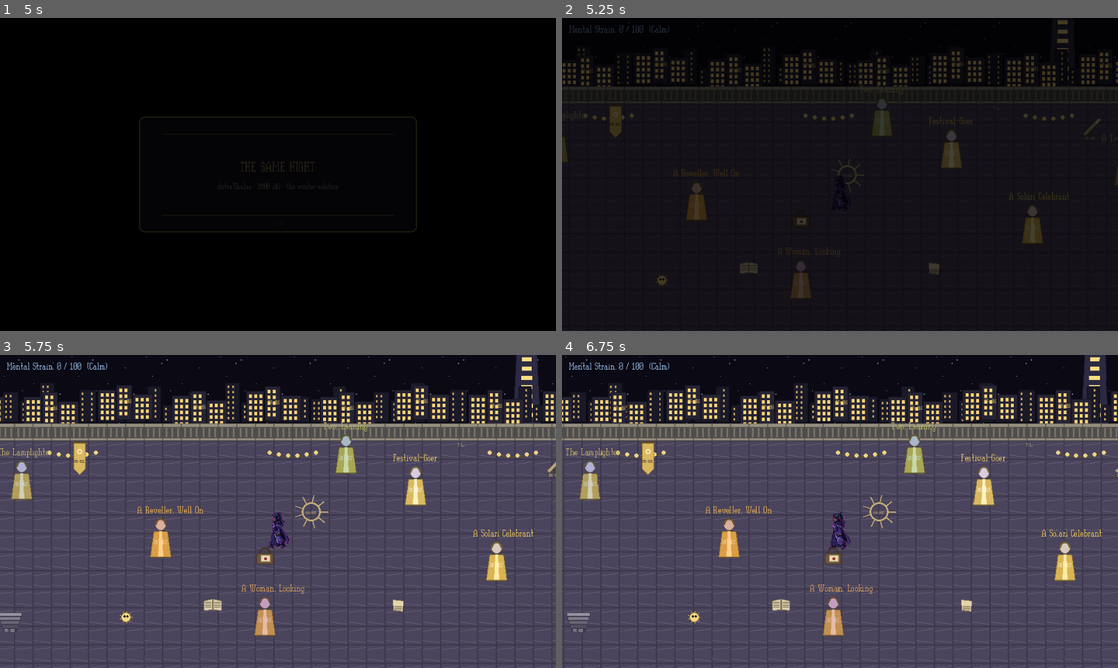
Above: before the commit, frames 1-4 (two rows, left to right).
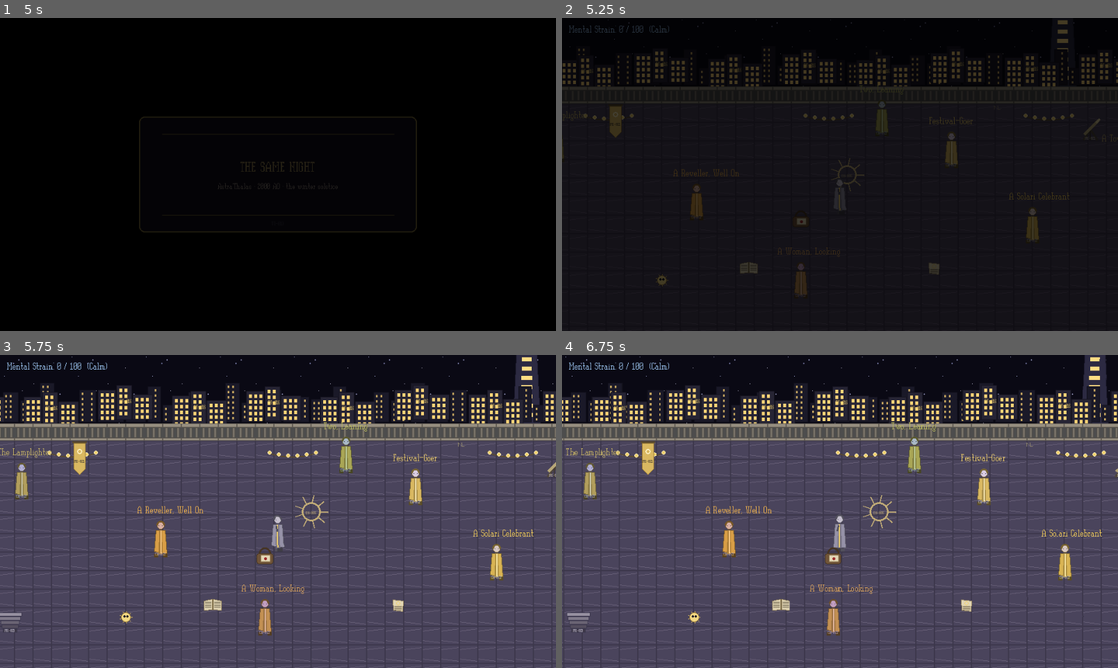
Above: after the commit, the same moments.

Repository: smile88/KAYOS-NoS-v0-1-0
Game: Godot game, scene res://scenes/Title.tscn
The game is run twice, just before and just after one commit, with the same random seed, the same clock (stepped at 60 frames per second) and the same inputs.
Inputs:
- Up to frame 1 (5 s): click "New Game" at 0.5 s; click "New Game" at 1.25 s; tap Enter at 2, 3.5 s; hold D (move_right) 2.03-2.78 s; tap Q (examine) at 2.1, 3.6 s; tap Space at 2.75, 4.25 s; hold S (move_down) 2.78-3.53 s; tap E (interact) at 2.85, 4.35 s; hold D (move_right) 3.53-4.28 s; hold W (move_up) from 4.28 s (still down)
- Up to frame 2 (5.25 s): release W (move_up) at 5.03 s; hold A (move_left) from 5.03 s (still down); tap Q (examine) at 5.1 s
- Up to frame 3 (5.75 s): keep holding A (move_left)
- Up to frame 4 (6.75 s): tap E (interact) at 5.85 s; release A (move_left) at 6.5 s; click "▸ (continue)" at 6.5 s

Frame 1 is identical in both runs. In frame 2, 0.8% of the frame differs, in the area x 0-100%, y 26-90%; in frame 3, 1.8%; in frame 4, 1.8%, in the area x 3-93%, y 25-90%.

Commit message:
Animated placeholders + NPCs that walk
Two things the user asked for: better-looking placeholders that are guaranteed the
right size, and NPCs that animate instead of standing frozen while the player walks.

**Placeholders are now 192x288 4x4 walk sheets, not static frames.** The generator
draws a robed, hooded figure with a face, an arm swing on the profile rows, and —
the point — legs that actually alternate (contact-pass-contact-pass). Measured: the
down row splays 22>16>22>16px, the side row strides 27>15>12>15. That's a real walk
cycle, which is more than the cleaned CH-001 has (Nano Banana gave standing poses,
not a cycle). Rows are down/up/right/left per the corrected spec; left mirrors right.
Faction-tinted, ID baked into frame 0. Regenerable and always spec-correct — which is
exactly why an image model can't do this job: its output would need the same 20-45min
cleanup as a real asset, so it wouldn't be a placeholder.

**NPCs animate.** New actors/sprite_sheet.gd (SpriteSheet.frames_from) slices any
sheet into walk_down/up/right/left, falling back to a single idle frame for non-sheet
art. NPC.tscn's Body is an AnimatedSprite2D; NPC.gd builds frames from CharacterData
(authored sprite_frames > sprite sheet > faction placeholder) and exposes
face()/set_moving(); Wanderer drives them from its motion, so the balcony crowd now
walks and turns, and freezes at the Silence.

**Fixed a latent bug from the Player->AnimatedSprite2D change.** The balcony set
`texture=` on the player's Body, which an AnimatedSprite2D has no such property — so
the Cold Open was showing Elorin's frames, not Talindir. Player.gd gains a
`sheet_override` export; the balcony dresses the player as Talindir (CH-007) through
it. Verified in-engine: he's the aged grey-blue robe now, not Elorin.

Tests: ColdOpen 23/23 (added 3 asserting NPCs carry a 4-dir sheet and that
face()/set_moving() actually change the animation), Interaction 5/5, systems 17/17.

Diff:
--- a/godot/actors/NPC.gd
+++ b/godot/actors/NPC.gd
@@ -2,11 +2,15 @@
 extends Interactable
 class_name NPC
 ## A reusable NPC: drop NPC.tscn into a zone, assign a CharacterData in the Inspector, and it
-## configures its own name, dialogue, and sprite. GDD §13. @tool so the editor previews the
-## character the moment you pick a .tres — swapping art is: open the character's .tres, drag the
-## cleaned PNG into its `sprite` slot, and every placed instance updates.
+## configures its own name, dialogue, and animated sprite. GDD §13. @tool so the editor previews
+## the character the moment you pick a .tres.
+##
+## Art is data-driven: the character's sheet (a 48×72-frame, 192×288, 4×4 walk sheet — see
+## SpriteSheet) is sliced into walk_down/up/right/left at load. Swapping a character's look is
+## dropping the cleaned PNG into its CharacterData `sprite` slot; every placed instance follows.
+## Movers (see Wanderer) call face()/set_moving() to drive the animation.
 
-## Generic labeled placeholders by faction, used until a CharacterData provides a real sprite.
+## Generic labeled placeholder SHEETS by faction, used until a CharacterData provides real art.
 const FACTION_PLACEHOLDERS := {
 	CharacterData.Faction.NOCTARI: "res://art/placeholders/NPC_generic_noctari.png",
 	CharacterData.Faction.SOLARI:  "res://art/placeholders/NPC_generic_solari.png",
@@ -17,6 +21,9 @@
 }
 
 @export var character_data: CharacterData : set = _set_character_data
+
+var _facing := "down"
+var _moving := false
 
 
 func _ready() -> void:
@@ -34,16 +41,65 @@
 		_apply_visuals()
 
 
+## Point the sprite in a compass direction ("down"/"up"/"left"/"right") without changing whether
+## it's walking or idle. Movers call this every frame from their velocity.
+func face(dir: String) -> void:
+	if dir == _facing:
+		return
+	_facing = dir
+	_refresh_anim()
+
+
+## Play the walk cycle while true, hold frame 0 while false.
+func set_moving(moving: bool) -> void:
+	if moving == _moving:
+		return
+	_moving = moving
+	_refresh_anim()
+
+
+func _refresh_anim() -> void:
+	if not has_node("Body"):
+		return
+	var body := $Body as AnimatedSprite2D
+	if body.sprite_frames == null:
+		return
+	var anim := "walk_" + _facing
+	if not body.sprite_frames.has_animation(anim):
+		return
+	body.animation = anim
+	if _moving:
+		if not body.is_playing():
+			body.play(anim)
+	else:
+		body.stop()
+		body.frame = 0
+
+
 func _apply_visuals() -> void:
 	if has_node("Body"):
-		var body := $Body as Sprite2D
-		if character_data and character_data.sprite:
-			body.texture = character_data.sprite
-		elif character_data:
-			body.texture = load(FACTION_PLACEHOLDERS.get(character_data.faction,
-				FACTION_PLACEHOLDERS[CharacterData.Faction.OTHER]))
+		var body := $Body as AnimatedSprite2D
+		body.sprite_frames = _resolve_frames()
+		body.animation = "walk_" + _facing
+		body.frame = 0
 	if has_node("NameLabel"):
 		var shown := display_name
 		if shown == "" and character_data:
 			shown = character_data.display_name
 		($NameLabel as Label).text = shown if shown != "" else "NPC"
+
+
+## Priority: an authored SpriteFrames on the CharacterData wins; else slice the character's sheet
+## texture; else fall back to the faction placeholder sheet.
+func _resolve_frames() -> SpriteFrames:
+	if character_data and character_data.sprite_frames:
+		return character_data.sprite_frames
+	var tex: Texture2D = null
+	if character_data and character_data.sprite:
+		tex = character_data.sprite
+	elif character_data:
+		tex = load(FACTION_PLACEHOLDERS.get(character_data.faction,
+			FACTION_PLACEHOLDERS[CharacterData.Faction.OTHER]))
+	else:
+		tex = load(FACTION_PLACEHOLDERS[CharacterData.Faction.OTHER])
+	return SpriteSheet.frames_from(tex)
--- a/godot/actors/NPC.tscn
+++ b/godot/actors/NPC.tscn
@@ -1,7 +1,6 @@
-[gd_scene load_steps=4 format=3]
+[gd_scene load_steps=3 format=3]
 
 [ext_resource type="Script" path="res://actors/NPC.gd" id="1_npc"]
-[ext_resource type="Texture2D" path="res://art/placeholders/NPC_generic_other.png" id="2_body"]
 
 [sub_resource type="RectangleShape2D" id="npc_shape"]
 size = Vector2(48, 72)
@@ -11,9 +10,8 @@
 collision_mask = 0
 script = ExtResource("1_npc")
 
-[node name="Body" type="Sprite2D" parent="."]
+[node name="Body" type="AnimatedSprite2D" parent="."]
 position = Vector2(0, -36)
-texture = ExtResource("2_body")
 
 [node name="CollisionShape2D" type="CollisionShape2D" parent="."]
 position = Vector2(0, -36)
--- a/godot/actors/Player.gd
+++ b/godot/actors/Player.gd
@@ -3,6 +3,11 @@
 ## Body is CH-001 (48x72 frames, 4x4 sheet, rows = down/up/right/left — GDD §13).
 
 @export var speed: float = 90.0
+
+## Per-zone character override. The Player scene bakes CH-001 (Elorin); set this in a zone that
+## stars someone else — the Cold Open sets Talindir's sheet here — and the frames are rebuilt from
+## it at load via SpriteSheet. Leave empty to keep the baked Elorin frames.
+@export var sheet_override: Texture2D
 
 ## --- Step bob (temporary; see the note) --------------------------------------
 ## The CH-001 walk rows aren't a walk cycle: measured across the four frames of each row, the boots
@@ -26,6 +31,9 @@
 
 
 func _ready() -> void:
+	if sheet_override:
+		body.sprite_frames = SpriteSheet.frames_from(sheet_override)
+		body.animation = "walk_down"
 	_body_rest_y = body.position.y
 
 
--- a/godot/actors/Wanderer.gd
+++ b/godot/actors/Wanderer.gd
@@ -37,6 +37,7 @@
 
 	if _pause_left > 0.0:
 		_pause_left -= delta
+		set_moving(false)
 		if _pause_left <= 0.0:
 			_target = Vector2(
 				randf_range(roam_rect.position.x, roam_rect.end.x),
@@ -46,13 +47,23 @@
 	var to := _target - global_position
 	if to.length() <= 3.0:
 		_pause_left = randf_range(pause_min, pause_max)
+		set_moving(false)
 		return
+	face(_dir_name(to))
+	set_moving(true)
 	global_position += to.normalized() * speed * delta
+
+
+func _dir_name(v: Vector2) -> String:
+	if absf(v.x) > absf(v.y):
+		return "right" if v.x > 0.0 else "left"
+	return "down" if v.y > 0.0 else "up"
 
 
 ## Stop where you are. The director uses this the moment the Song stops.
 func freeze() -> void:
 	_frozen = true
+	set_moving(false)
 
 
 ## Everyone turns and moves to the rail to look. No pathing, no ceremony — they just go. Spread wide
@@ -60,7 +71,9 @@
 ## instead of a scrum around a dropped coin.
 func rush_to(point: Vector2, over: float) -> void:
 	_frozen = true
+	var dest := Vector2(clampf(point.x + randf_range(-460, 460), 60, 1220), point.y + randf_range(0, 40))
+	face("up" if dest.y < global_position.y else "down")   # they turn toward the rail
+	set_moving(true)
 	var tw := create_tween()
-	tw.tween_property(self, "global_position",
-		Vector2(clampf(point.x + randf_range(-460, 460), 60, 1220), point.y + randf_range(0, 40)),
-		over).set_trans(Tween.TRANS_SINE)
+	tw.tween_property(self, "global_position", dest, over).set_trans(Tween.TRANS_SINE)
+	tw.tween_callback(func(): set_moving(false))
--- /dev/null
+++ b/godot/actors/sprite_sheet.gd
@@ -0,0 +1,34 @@
+class_name SpriteSheet
+extends RefCounted
+## Turns a character sheet texture into a SpriteFrames, so NPCs and the player can be driven by
+## dropping a PNG into a CharacterData rather than hand-authoring an animation resource per person.
+##
+## The locked sheet format (GDD §13): 48×72 frames, 192×288 sheet, 4 columns × 4 rows, row order
+## **down, up, right, left**, walk cycle contact-pass-contact-pass. Animations are named
+## "walk_down/up/right/left". A texture that isn't sheet-sized is treated as a single static idle
+## for all four directions, so half-finished art still shows *something* instead of erroring.
+
+const FRAME_W := 48
+const FRAME_H := 72
+const ROWS := ["down", "up", "right", "left"]   # GDD §13 row order, confirmed against CH-001
+const DEFAULT_FPS := 8.0
+
+
+static func frames_from(tex: Texture2D, fps: float = DEFAULT_FPS) -> SpriteFrames:
+	var sf := SpriteFrames.new()
+	sf.remove_animation("default")
+	var full_sheet := tex != null and tex.get_width() >= FRAME_W * 4 and tex.get_height() >= FRAME_H * 4
+	for row in range(ROWS.size()):
+		var anim: String = "walk_" + ROWS[row]
+		sf.add_animation(anim)
+		sf.set_animation_speed(anim, fps)
+		sf.set_animation_loop(anim, true)
+		if full_sheet:
+			for col in range(4):
+				var at := AtlasTexture.new()
+				at.atlas = tex
+				at.region = Rect2(col * FRAME_W, row * FRAME_H, FRAME_W, FRAME_H)
+				sf.add_frame(anim, at)
+		elif tex != null:
+			sf.add_frame(anim, tex)      # not a sheet: one static idle frame per direction
+	return sf
--- a/godot/scenes/zones/AstraThalasBalcony.tscn
+++ b/godot/scenes/zones/AstraThalasBalcony.tscn
@@ -313,9 +313,7 @@
 
 [node name="Player" parent="World" instance=ExtResource("2_player")]
 position = Vector2(640, 520)
-
-[node name="Body" parent="World/Player" index="0"]
-texture = ExtResource("8_talindir")
+sheet_override = ExtResource("8_talindir")
 
 [node name="Camera2D" parent="World/Player" index="2"]
 limit_left = 0
--- a/godot/tests/ColdOpenTest.gd
+++ b/godot/tests/ColdOpenTest.gd
@@ -58,6 +58,21 @@
 			_failed += 1
 			print("  [FAIL] crowd NPC %s has nothing to say" % w.name)
 			break
+
+	# NPCs animate now, not just the player. Every crowd body must be an AnimatedSprite2D carrying
+	# the four walk directions sliced from its sheet, and face()/set_moving() must actually change
+	# the played animation — otherwise the balcony is a room of statues again.
+	var sample := get_tree().get_nodes_in_group("wanderer")[0] as NPC
+	var sbody := sample.get_node("Body") as AnimatedSprite2D
+	var anims := sbody.sprite_frames.get_animation_names()
+	_check(sbody.sprite_frames.get_frame_count("walk_down") == 4
+		and "walk_up" in anims and "walk_left" in anims and "walk_right" in anims,
+		"crowd NPCs carry a 4-direction, 4-frame walk sheet")
+	sample.face("left"); sample.set_moving(true)
+	_check(sbody.animation == "walk_left" and sbody.is_playing(),
+		"face()/set_moving() drive the NPC's animation")
+	sample.set_moving(false)
+	_check(not sbody.is_playing() and sbody.frame == 0, "an idle NPC holds frame 0")
 
 	# The scriptorium is real and reachable, not set dressing behind a locked door.
 	var stair: RoomStair = zone.get_node("%StairDown")
Not shown, added: godot/actors/sprite_sheet.gd.uid
Binary file changed: godot/art/placeholders/CH-001_elorin.png
Binary file changed: godot/art/placeholders/CH-007_talindir_night.png
Binary file changed: godot/art/placeholders/CH-013_corel.png
Binary file changed: godot/art/placeholders/CH-027_athalas_citizen.png
Binary file changed: godot/art/placeholders/NPC_generic_human.png
Binary file changed: godot/art/placeholders/NPC_generic_noctari.png
Binary file changed: godot/art/placeholders/NPC_generic_orc.png
Binary file changed: godot/art/placeholders/NPC_generic_other.png
Binary file changed: godot/art/placeholders/NPC_generic_solari.png
Binary file changed: godot/art/placeholders/NPC_generic_terran.png
Not shown, changed: docs/Cold_Open_Briefing.md
(and 1 more such lines)
